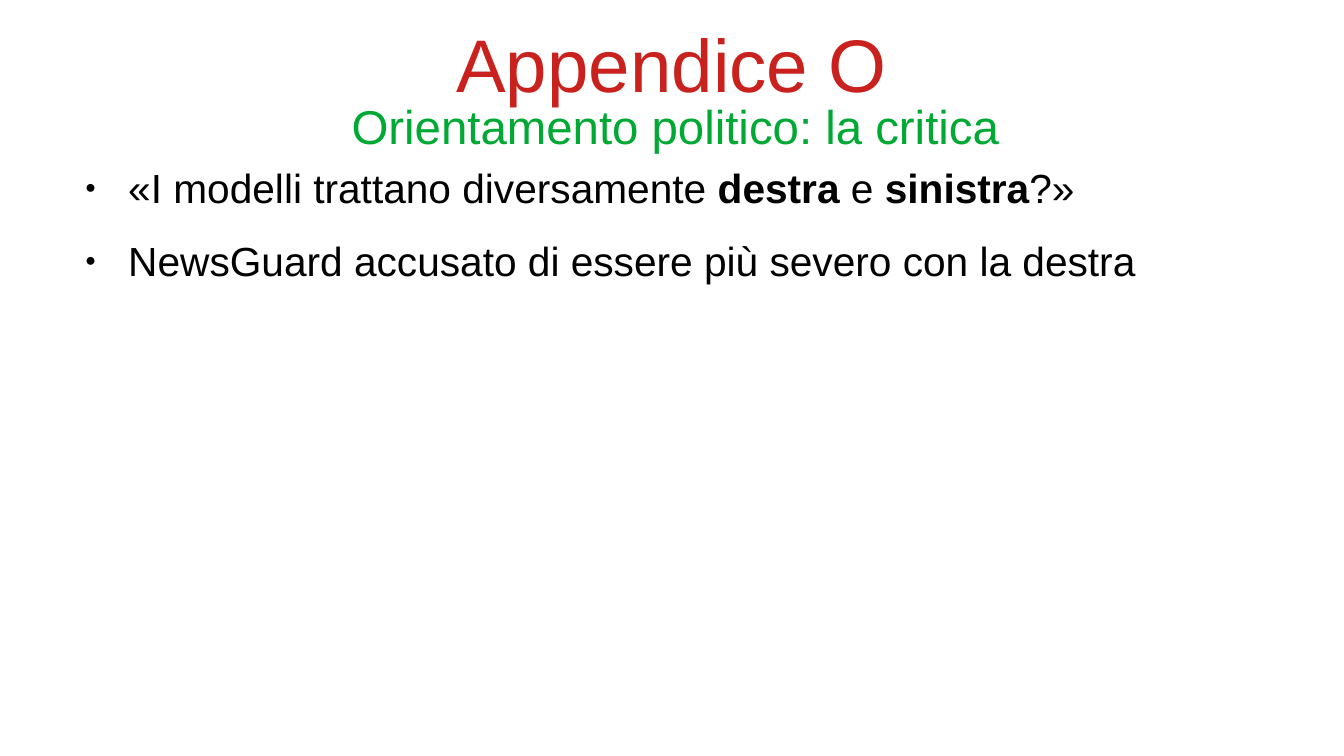
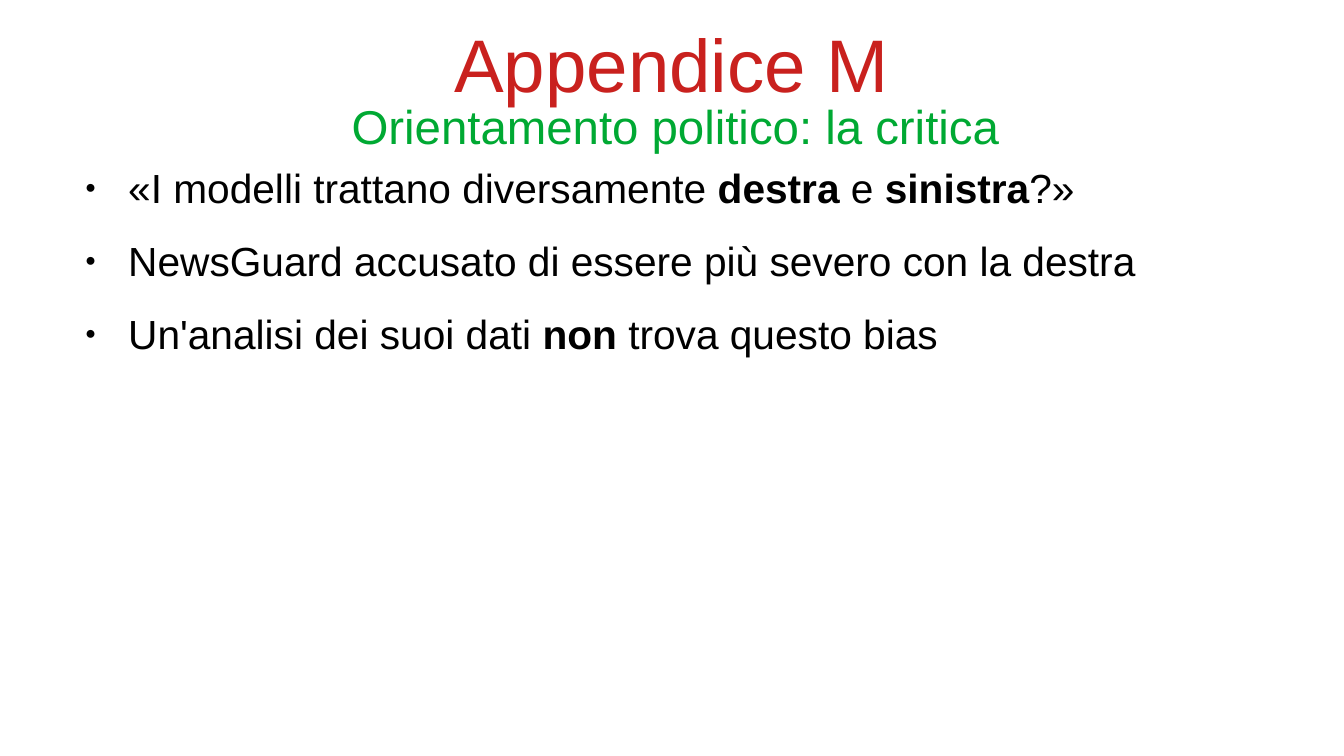
Before and after one commit to bianchi-john/PublisherClassification, a slide deck: slide 69 of Presentazioni/Paper rivista/PaperRivista.odp (slide 74 before the commit). Drawn at 1344x756 pixels with LibreOffice and Linux fonts; fonts in the diff are those of the drawing. Boxes give left, top, right and bottom in pixels: in the first picture for what was removed or moved away, otherwise in the second. Text is boxed around its words. In the diff, an @@ line names an element or a change of style, - is before the commit and + after.

```diff
--- a/Presentazioni/Paper rivista/PaperRivista.odp
+++ b/Presentazioni/Paper rivista/PaperRivista.odp
@@ title at box(454, 38, 889, 106): text changed @@
-Appendice O
+Appendice M
@@ text at box(128, 319, 937, 357): paragraph added @@
+● Un'analisi dei suoi dati non trova questo bias
```
Also in this commit, not shown: 10 other slides changed, 11 slides added, 5 slides removed, 36 other files.
